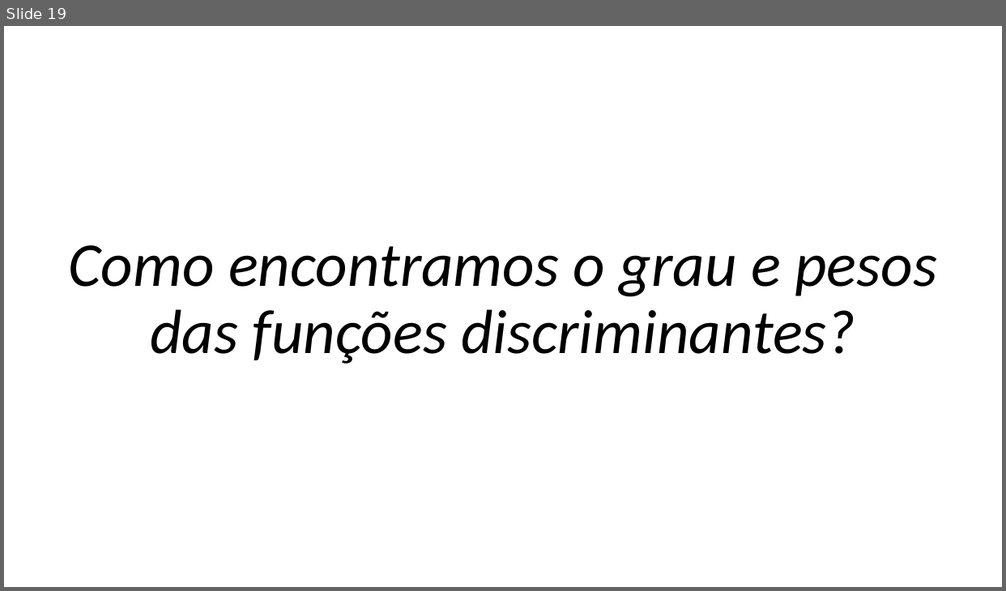
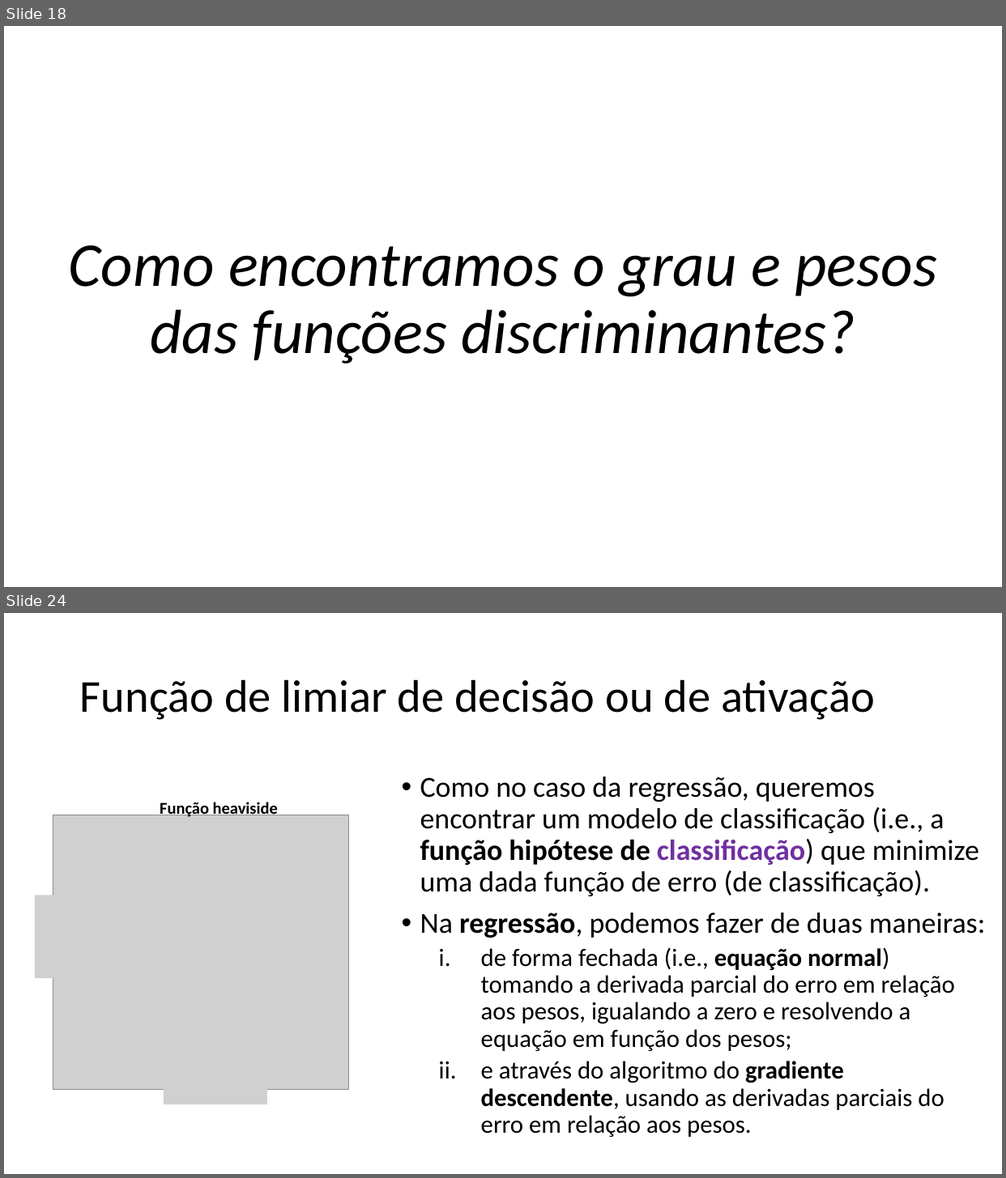
Before and after one commit to zz4fap/c24_inteligencia_artificial, a slide deck: slides/C24_Classificação.pptx. Shown one above the other, each under a label of ours: slide 19 before the commit, slides 18 and 24 after it; the slides between them are not shown. The pictures are 1006x591 and 1006x1178 pixels, drawn with LibreOffice and Linux fonts; fonts in the diff are those of the drawing; grey boxes stand for pictures. Boxes give left, top, right and bottom in pixels: in the first picture for what was removed or moved away, otherwise in the second. Text is boxed around its words. In the diff, an @@ line names an element or a change of style, - is before the commit and + after.

```diff
--- a/slides/C24_Classificação.pptx
+++ b/slides/C24_Classificação.pptx
@@ slide 24 added at <box>4,613,1002,1174</box>, background #FFFFFF @@
@@ title added at <box>80,679,875,720</box>, 44 pt, text #000000 @@
+Função de limiar de decisão ou de ativação
@@ text added at <box>420,777,985,1137</box>, 24 pt, text #000000 @@
+• Como no caso da regressão, queremos encontrar um modelo de classificação (i.e., a função hipótese de classificação) que minimize uma dada função de erro (de classificação).
+• Na regressão, podemos fazer de duas maneiras:
+  i. de forma fechada (i.e., equação normal) tomando a derivada parcial do erro em relação aos pesos, igualando a zero e resolvendo a equação em função dos pesos;
+  ii. e através do algoritmo do gradiente descendente, usando as derivadas parciais do erro em relação aos pesos.
@@ group added at <box>35,800,349,1105</box>: 3 pictures, 1 text @@
+Função heaviside
@@ what was slide 19 is now slide 18 @@
```
Also in this commit, not shown: 2 slides changed, 13 other slides added, 1 slide removed, 4 other files.
